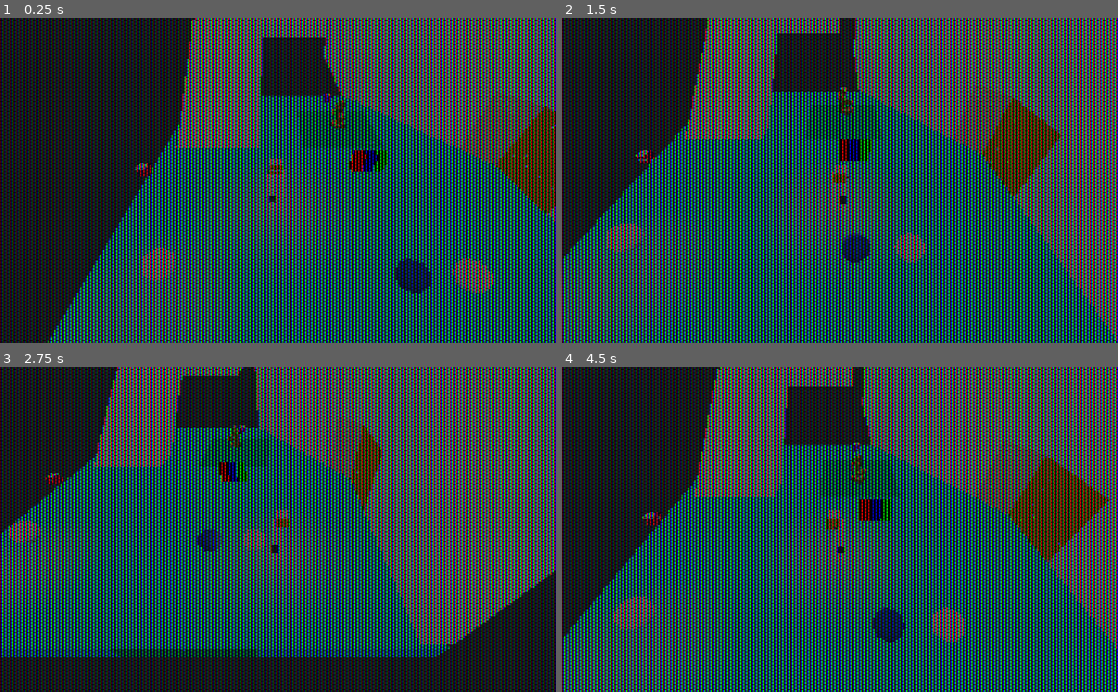
Above: before the commit, frames 1-4 (two rows, left to right).
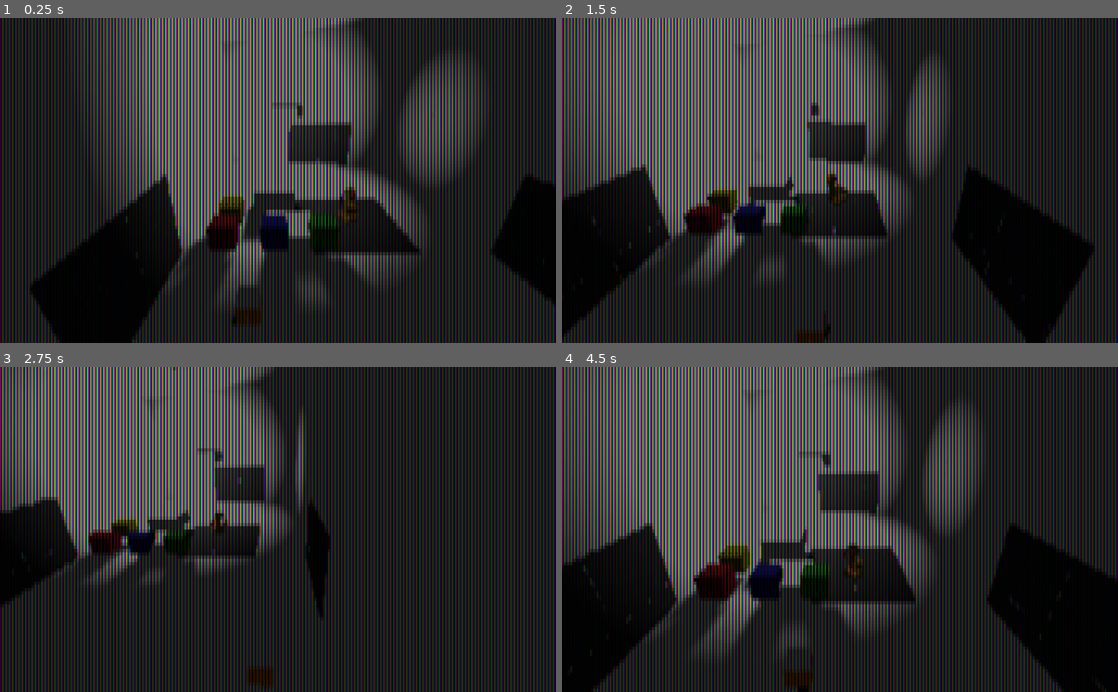
Above: after the commit, the same moments.

Repository: DavidMedin/godot_adventure
Game: Godot game, scene res://shader_scene.tscn
Same seed, same stepped clock (60 frames per second), same inputs: the game is played once before the commit and once after it. Before the commit the project starts from res://main.tscn.
Inputs:
- Up to frame 1 (0.25 s): no input
- Up to frame 2 (1.5 s): hold D (move_right) 0.53-1.28 s; hold S (move_down) from 1.28 s (still down)
- Up to frame 3 (2.75 s): release S (move_down) at 2.03 s; hold D (move_right) from 2.03 s (still down)
- Up to frame 4 (4.5 s): release D (move_right) at 2.78 s; hold W (move_up) 2.78-3.53 s; hold A (move_left) from 3.53 s (still down)

The runs differ from the first frame. In frame 1, 74% of the frame differs, in the area x 0-100%, y 0-100%; in frame 2, 85%; in frame 3, 76%; in frame 4, 84%.

Commit message:
better now

Diff:
--- /dev/null
+++ b/cave.tscn
@@ -0,0 +1,220 @@
+[gd_scene load_steps=33 format=2]
+
+[ext_resource path="res://wall_scene.tscn" type="PackedScene" id=1]
+[ext_resource path="res://scripts/hero.gd" type="Script" id=2]
+[ext_resource path="res://scripts/inv.gd" type="Script" id=3]
+[ext_resource path="res://scripts/Camera.gd" type="Script" id=4]
+[ext_resource path="res://scripts/coin.gd" type="Script" id=5]
+[ext_resource path="res://addons/kenney_prototype_textures/orange/texture_01.png" type="Texture" id=7]
+[ext_resource path="res://assets/key.obj" type="ArrayMesh" id=8]
+[ext_resource path="res://addons/kenney_prototype_textures/green/texture_01.png" type="Texture" id=9]
+[ext_resource path="res://addons/kenney_prototype_textures/dark/texture_01.png" type="Texture" id=12]
+
+[sub_resource type="SpatialMaterial" id=43]
+flags_world_triplanar = true
+albedo_texture = ExtResource( 12 )
+uv1_scale = Vector3( 0.1, 0.1, 0.1 )
+uv1_offset = Vector3( 0.5, -0.5, -0.5 )
+uv1_triplanar = true
+uv1_triplanar_sharpness = 1.41421
+
+[sub_resource type="CubeMesh" id=44]
+material = SubResource( 43 )
+size = Vector3( 40, 2, 40 )
+
+[sub_resource type="BoxShape" id=15]
+extents = Vector3( 20.0393, 1, 19.9683 )
+
+[sub_resource type="CapsuleShape" id=14]
+radius = 0.803607
+height = 2.52792
+
+[sub_resource type="CubeMesh" id=9]
+size = Vector3( 1.306, 4.03, 0.918 )
+
+[sub_resource type="SpatialMaterial" id=10]
+albedo_texture = ExtResource( 12 )
+uv1_triplanar = true
+
+[sub_resource type="SpatialMaterial" id=22]
+albedo_texture = ExtResource( 7 )
+uv1_scale = Vector3( 0.1, 0.1, 0.1 )
+uv1_offset = Vector3( 0.5, -0.5, -0.5 )
+uv1_triplanar = true
+uv1_triplanar_sharpness = 1.41421
+
+[sub_resource type="CubeMesh" id=11]
+material = SubResource( 22 )
+size = Vector3( 1, 1, 1 )
+
+[sub_resource type="SpatialMaterial" id=23]
+albedo_texture = ExtResource( 9 )
+uv1_scale = Vector3( 0.1, 0.1, 0.1 )
+uv1_offset = Vector3( 0.5, -0.5, -0.5 )
+uv1_triplanar = true
+uv1_triplanar_sharpness = 1.41421
+
+[sub_resource type="CubeMesh" id=24]
+material = SubResource( 23 )
+size = Vector3( 1, 1, 1 )
+
+[sub_resource type="BoxShape" id=37]
+extents = Vector3( 1, 1.82852, 1.08819 )
+
+[sub_resource type="SpatialMaterial" id=1]
+resource_name = "Material"
+albedo_color = Color( 0.909804, 0.643137, 0.164706, 1 )
+metallic = 0.71
+metallic_specular = 0.81
+roughness = 0.47
+refraction_enabled = true
+refraction_scale = 0.05
+refraction_texture_channel = 0
+
+[sub_resource type="SpatialMaterial" id=45]
+flags_world_triplanar = true
+albedo_texture = ExtResource( 12 )
+uv1_scale = Vector3( 0.1, 0.1, 0.1 )
+uv1_offset = Vector3( 0.5, -0.5, -0.5 )
+uv1_triplanar = true
+uv1_triplanar_sharpness = 1.41421
+
+[sub_resource type="CubeMesh" id=46]
+material = SubResource( 45 )
+size = Vector3( 1, 2, 2 )
+
+[sub_resource type="CubeMesh" id=47]
+size = Vector3( 4, 2, 4 )
+
+[sub_resource type="SpatialMaterial" id=48]
+albedo_color = Color( 0.521569, 0, 0, 1 )
+
+[sub_resource type="CubeMesh" id=49]
+material = SubResource( 48 )
+
+[sub_resource type="SpatialMaterial" id=54]
+albedo_color = Color( 0.521569, 0.517647, 0, 1 )
+
+[sub_resource type="CubeMesh" id=55]
+material = SubResource( 54 )
+
+[sub_resource type="SpatialMaterial" id=50]
+albedo_color = Color( 0, 0, 0.521569, 1 )
+
+[sub_resource type="CubeMesh" id=51]
+material = SubResource( 50 )
+
+[sub_resource type="SpatialMaterial" id=52]
+albedo_color = Color( 0, 0.521569, 0, 1 )
+
+[sub_resource type="CubeMesh" id=53]
+material = SubResource( 52 )
+
+[node name="Spatial" type="Spatial"]
+
+[node name="floor" type="MeshInstance" parent="."]
+transform = Transform( 1, 0, 0, 0, 1, 0, 0, 0, 2.00949, 1.85621, -3.0453, 0.251716 )
+mesh = SubResource( 44 )
+
+[node name="StaticBody" type="StaticBody" parent="floor"]
+
+[node name="CollisionShape" type="CollisionShape" parent="floor/StaticBody"]
+shape = SubResource( 15 )
+
+[node name="character" type="Spatial" parent="."]
+transform = Transform( 1, 0, 0, 0, 1, 0, 0, 0, 1, 7.98171, -0.351145, -3.2175 )
+
+[node name="Camera" type="Camera" parent="character"]
+transform = Transform( -1, 5.85132e-08, -1.39197e-07, 0, 0.921863, 0.387515, 1.50996e-07, 0.387515, -0.921863, -1, 11.5646, -7.30747 )
+script = ExtResource( 4 )
+
+[node name="KinematicBody" type="KinematicBody" parent="character"]
+transform = Transform( 1, 0, 0, 0, 1, 0, 0, 0, 1, 0.110346, 0.588408, -0.892913 )
+script = ExtResource( 2 )
+
+[node name="CollisionShape" type="CollisionShape" parent="character/KinematicBody"]
+transform = Transform( 1, 0, 0, 0, -4.37114e-08, -1, 0, 1, -4.37114e-08, 0, 0, 0 )
+shape = SubResource( 14 )
+
+[node name="hero" type="MeshInstance" parent="character/KinematicBody"]
+transform = Transform( 1, 0, 0, 0, 1, 0, 0, 0, 1, 0.0733299, -0.0467124, 0.0196228 )
+mesh = SubResource( 9 )
+skeleton = NodePath("../../..")
+material/0 = SubResource( 10 )
+
+[node name="MeshInstance" type="MeshInstance" parent="character/KinematicBody/hero"]
+transform = Transform( 1, 0, 0, 0, 1, 0, 0, 0, 1, -0.0194197, 2.47871, 0.428909 )
+mesh = SubResource( 11 )
+
+[node name="dir_indic" type="MeshInstance" parent="character/KinematicBody"]
+transform = Transform( 1, 0, 0, 0, 1, 0, 0, 0, 1, 0, 0, 4.208 )
+visible = false
+mesh = SubResource( 24 )
+
+[node name="key" type="Area" parent="." groups=["Keys"]]
+transform = Transform( 1, 0, 0, 0, 1, 0, 0, 0, 1, 0, 0.262429, 9.31584 )
+script = ExtResource( 5 )
+
+[node name="CollisionShape" type="CollisionShape" parent="key"]
+shape = SubResource( 37 )
+
+[node name="MeshInstance" type="MeshInstance" parent="key"]
+transform = Transform( 0.4, 0, 0, 0, 0.4, 0, 0, 0, 0.4, 0.0158815, -1.20668, -0.096034 )
+mesh = ExtResource( 8 )
+material/0 = SubResource( 1 )
+
+[node name="wall" parent="." instance=ExtResource( 1 )]
+transform = Transform( 1, 0, 0, 0, 11.5235, 0, 0, 0, 24.3887, -11.249, 8.53817, 5.21838 )
+mesh = SubResource( 46 )
+
+[node name="wall4" parent="." instance=ExtResource( 1 )]
+transform = Transform( 0.0810862, 0, 24.3084, 0, 11.5235, 0, -0.996707, 0, 1.97758, 0.606663, 8.53817, 28.6657 )
+mesh = SubResource( 46 )
+
+[node name="wall2" parent="." instance=ExtResource( 1 )]
+transform = Transform( 1, 0, 0, 0, 11.5235, 0, 0, 0, 30.9861, 15.4357, 8.53817, -0.114576 )
+mesh = SubResource( 46 )
+
+[node name="wall3" parent="." instance=ExtResource( 1 )]
+transform = Transform( 0.115093, -16.3312, 0, 0.993354, 1.89219, 0, 0, 0, 27.3897, 1.73343, 18.6651, 4.45214 )
+mesh = SubResource( 46 )
+
+[node name="OmniLight" type="OmniLight" parent="."]
+transform = Transform( 1, 0, 0, 0, 1, 0, 0, 0, 1, 7.42747, 6.72435, 16.911 )
+light_energy = 2.762
+light_indirect_energy = 5.844
+shadow_enabled = true
+shadow_bias = 0.884
+omni_range = 19.747
+
+[node name="MeshInstance" type="MeshInstance" parent="."]
+transform = Transform( 1, 0, 0, 0, 1, 0, 0, 0, 1, 7.33451, 0, 12.2192 )
+mesh = SubResource( 47 )
+
+[node name="MeshInstance6" type="MeshInstance" parent="."]
+transform = Transform( 1, 0, 0, 0, 1, 0, 0, 0, 1, 5.93213, -1.20175, 6.56377 )
+mesh = SubResource( 47 )
+
+[node name="MeshInstance7" type="MeshInstance" parent="."]
+transform = Transform( 1, 0, 0, 0, 1, 0, 0, 0, 1, 5.93213, 6.75455, 27.684 )
+mesh = SubResource( 47 )
+
+[node name="MeshInstance2" type="MeshInstance" parent="."]
+transform = Transform( 1, 0, 0, 0, 1, 0, 0, 0, 1, 11.237, 0, 4.94414 )
+mesh = SubResource( 49 )
+
+[node name="MeshInstance5" type="MeshInstance" parent="."]
+transform = Transform( 1, 0, 0, 0, 1, 0, 0, 0, 1, 11.237, 0, 8.52863 )
+mesh = SubResource( 55 )
+
+[node name="MeshInstance3" type="MeshInstance" parent="."]
+transform = Transform( 1, 0, 0, 0, 1, 0, 0, 0, 1, 7.22248, 0, 4.94414 )
+mesh = SubResource( 51 )
+
+[node name="MeshInstance4" type="MeshInstance" parent="."]
+transform = Transform( 1, 0, 0, 0, 1, 0, 0, 0, 1, 3.3831, 0, 4.94414 )
+mesh = SubResource( 53 )
+
+[node name="inv" type="Node" parent="."]
+unique_name_in_owner = true
+script = ExtResource( 3 )
--- a/crt.gdshader
+++ b/crt.gdshader
@@ -8,6 +8,7 @@
 }
 
 void fragment() {
+	float PI = 3.1415;
 
     float screen_width = 1024.0;
     float screen_height = 600.0;
@@ -15,27 +16,60 @@
 	float height = 150.0;
     float width = 256.0;
 
-	float line_num = 100.0;
-	// float pix_num = 200.0;
-    float pix_num = (screen_width/3.0) * 0.5;
+	float line_num = screen_height / 6.0;
+    float pix_num = (screen_width/6.0) * 1.0;
+	float pix_width = screen_width / pix_num;
+	float pix_height = screen_height / line_num;
 
     vec3 col = texture(TEXTURE,UV).xyz;
-	vec4 origin_col = texture(TEXTURE,UV);
-    col.x = texture(TEXTURE,UV + vec2((r_offset*2.0)/screen_width,0)).x;
-	float PI = 3.1415;
+    //col.x = texture(TEXTURE,UV + vec2((r_offset*2.0)/screen_width,0)).x;
 
-	float darkness = sin(UV.y*line_num* 2.0*PI)+1.0;
+	// Sample the four corners of the 'pixel'
+
+
+	//col = texture(TEXTURE,vec2(start_x,end_y)).xyz;
+
+
+	float darkness = cos(UV.y*line_num* 2.0*PI)+1.0;
+	float y_offset = 0.5;
 
     float is_up = sin(UV.x*pix_num*PI);
+
 	if(is_up > 0.0) {
-		darkness = sin(UV.y*line_num* 2.0*PI +PI)+1.0;
+		darkness = cos(UV.y*line_num* 2.0*PI+PI)+1.0;
+		y_offset = 0.0;
 	}
     if(darkness > 0.1) {
         darkness = 1.0;
     }
 
+	float sub_width = pix_width / 3.0;
+	float sub_height = pix_height;
+	float r_start_x = ((UV.x * screen_width) - float(int((UV * screen_width).x) % int(sub_width))) / screen_width;
+	float r_end_x = ((UV.x*screen_width) - float(int((UV * screen_width).x) % int(sub_width)) + sub_width) / screen_width;
+
+	float r_start_y = ((UV.y*screen_height) - float (int((UV * screen_height).y) % int(sub_height)) - y_offset) / screen_height;
+	float r_end_y = ((UV.y * screen_height) - float(int((UV * screen_height).y) % int(sub_height)) + sub_height- y_offset) / screen_height;
+
+	float g_start_x = ((UV.x * screen_width) - float(int((UV * screen_width+sub_width).x) % int(sub_width))) / screen_width;
+	float g_end_x = ((UV.x*screen_width) - float(int((UV * screen_width+sub_width).x) % int(sub_width)) + sub_width) / screen_width;
+
+	float g_start_y = ((UV.y*screen_height) - float(int((UV * screen_height+sub_height).y) % int(sub_height))- y_offset) / screen_height;
+	float g_end_y = ((UV.y * screen_height) - float(int((UV * screen_height+sub_height).y) % int(sub_height)) + sub_height- y_offset) / screen_height;
+
+	float b_start_x = ((UV.x * screen_width) - float(int((UV * screen_width+sub_width*2.0).x) % int(sub_width))) / screen_width;
+	float b_end_x = ((UV.x*screen_width) - float(int((UV * screen_width+sub_width*2.0).x) % int(sub_width)) + sub_width) / screen_width;
+
+	float b_start_y = ((UV.y*screen_height) - float(int((UV * screen_height+sub_height*2.0).y) % int(sub_height))- y_offset) / screen_height;
+	float b_end_y = ((UV.y * screen_height) - float(int((UV * screen_height+sub_height*2.0).y) % int(sub_height)) + sub_height- y_offset) / screen_height;
+
+	vec3 new_col = vec3(0);
+	new_col.x = (texture(TEXTURE,vec2(r_start_x,r_start_y)).xyz + texture(TEXTURE,vec2(r_end_x,r_start_y)).xyz + texture(TEXTURE,vec2(r_start_x,r_end_y)).xyz + texture(TEXTURE,vec2(r_end_x,r_end_y)).xyz).x / 4.0;
+	new_col.y = (texture(TEXTURE,vec2(g_start_x,g_start_y)).xyz + texture(TEXTURE,vec2(g_end_x,g_start_y)).xyz + texture(TEXTURE,vec2(g_start_x,g_end_y)).xyz + texture(TEXTURE,vec2(g_end_x,g_end_y)).xyz).y / 4.0;
+	new_col.z = (texture(TEXTURE,vec2(b_start_x,b_start_y)).xyz + texture(TEXTURE,vec2(b_end_x,b_start_y)).xyz + texture(TEXTURE,vec2(b_start_x,b_end_y)).xyz + texture(TEXTURE,vec2(b_end_x,b_end_y)).xyz).z / 4.0;
+	col = new_col;
+
 	float r_cos = sin(UV.x*pix_num*(2.0*PI) + PI/6.0);
-
 	float g_cos = sin(UV.x*pix_num*(2.0*PI) + (2.0*PI)/3.0 + PI/6.0);
 	float b_cos = sin(UV.x*pix_num*(2.0*PI) + (4.0*PI)/3.0 + PI/6.0);
 
@@ -51,19 +85,22 @@
         b_cos = 0.0;
     }
     float rng = 1.0;//rand(UV.xy);
-	float brightness = (origin_col.x + origin_col.y + origin_col.z) / 3.0;
-	float rgb_bright = r_cos + g_cos + b_cos;
-    float r_str = (rng * r_cos) + brightness * r_cos/brightness;
-    float g_str = (rng * g_cos) + brightness * g_cos/brightness;
-    float b_str = (rng * b_cos) + brightness * b_cos/brightness;
+    float r_str = (rng * r_cos) * extra;
+    float g_str = (rng * g_cos) * extra;
+    float b_str = (rng * b_cos) * extra;
 
+	//float brightness = (origin_col.x + origin_col.y + origin_col.z) / 3.0;
+	//float rgb_bright = (r_cos + g_cos + b_cos);
 
     // apply black bands
 	col *= darkness;
 
     col = vec3(col.x*r_str,col.y*g_str,col.z*b_str);
-    COLOR.xyz = col;
-    vec3 color = col;
-	//float brightness = (color.x + color.y + color.z) / 3.0;
-	//COLOR = origin_col;
+    //COLOR.xyz = origin_col.xyz;
+	COLOR.xyz = col.xyz;
+
+	//COLOR.xyz = texture(TEXTURE,UV).xyz;
+	//if(UV.x > 0.9) {
+	//	COLOR.xyz = vec3(1.0);
+	//}
 }
--- a/main.tscn
+++ b/main.tscn
@@ -9,20 +9,9 @@
 [ext_resource path="res://addons/kenney_prototype_textures/dark/texture_01.png" type="Texture" id=7]
 [ext_resource path="res://addons/kenney_prototype_textures/orange/texture_01.png" type="Texture" id=8]
 [ext_resource path="res://addons/kenney_prototype_textures/green/texture_01.png" type="Texture" id=9]
-[ext_resource path="res://crt.gdshader" type="Shader" id=10]
-[ext_resource path="res://blur.gdshader" type="Shader" id=11]
-[ext_resource path="res://scripts/crt.gd" type="Script" id=12]
 [ext_resource path="res://scripts/coin.gd" type="Script" id=13]
 [ext_resource path="res://scripts/inv.gd" type="Script" id=14]
 [ext_resource path="res://assets/key.obj" type="ArrayMesh" id=15]
-
-[sub_resource type="ShaderMaterial" id=36]
-shader = ExtResource( 11 )
-
-[sub_resource type="ShaderMaterial" id=25]
-shader = ExtResource( 10 )
-shader_param/r_offset = null
-shader_param/extra = null
 
 [sub_resource type="SphereMesh" id=26]
 
@@ -121,30 +110,6 @@
 [sub_resource type="CubeMesh" id=24]
 material = SubResource( 23 )
 size = Vector3( 1, 1, 1 )
-
-[sub_resource type="SpatialMaterial" id=27]
-flags_unshaded = true
-albedo_color = Color( 1, 0, 0, 1 )
-
-[sub_resource type="CubeMesh" id=28]
-material = SubResource( 27 )
-size = Vector3( 1, 2, 1 )
-
-[sub_resource type="SpatialMaterial" id=29]
-flags_unshaded = true
-albedo_color = Color( 0, 0, 1, 1 )
-
-[sub_resource type="CubeMesh" id=30]
-material = SubResource( 29 )
-size = Vector3( 1, 2, 1 )
-
-[sub_resource type="SpatialMaterial" id=31]
-flags_unshaded = true
-albedo_color = Color( 0, 1, 0, 1 )
-
-[sub_resource type="CubeMesh" id=32]
-material = SubResource( 31 )
-size = Vector3( 1, 2, 1 )
 
 [sub_resource type="BoxShape" id=37]
 extents = Vector3( 1, 1.82852, 1.08819 )
@@ -159,184 +124,115 @@
 refraction_scale = 0.05
 refraction_texture_channel = 0
 
-[sub_resource type="SphereMesh" id=38]
-
-[sub_resource type="SpatialMaterial" id=39]
-albedo_color = Color( 0.0980392, 0.243137, 0.509804, 1 )
-
-[sub_resource type="SphereMesh" id=40]
-material = SubResource( 39 )
-
 [node name="Spatial" type="Spatial"]
 
-[node name="blur" type="ViewportContainer" parent="."]
-visible = false
-material = SubResource( 36 )
-margin_right = 1024.0
-margin_bottom = 600.0
-stretch = true
-
-[node name="Viewport" type="Viewport" parent="blur"]
-size = Vector2( 1024, 600 )
-handle_input_locally = false
-render_target_update_mode = 0
-
-[node name="crt" type="ViewportContainer" parent="."]
-material = SubResource( 25 )
-margin_right = 1024.0
-margin_bottom = 600.0
-stretch = true
-script = ExtResource( 12 )
-extra = 0.505
-
-[node name="Viewport" type="Viewport" parent="crt"]
-size = Vector2( 256, 150 )
-handle_input_locally = false
-render_target_update_mode = 3
-
-[node name="MeshInstance" type="MeshInstance" parent="crt/Viewport"]
+[node name="MeshInstance" type="MeshInstance" parent="."]
 transform = Transform( 1, 0, 0, 0, 1, 0, 0, 0, 1, 15.6159, 0.471329, -11.0339 )
 mesh = SubResource( 26 )
-skeleton = NodePath("../../..")
-
-[node name="floor" type="MeshInstance" parent="crt/Viewport"]
+
+[node name="floor" type="MeshInstance" parent="."]
 transform = Transform( 1, 0, 0, 0, 1, 0, 0, 0, 1, 1.85621, -3.0453, 0.251716 )
 mesh = SubResource( 34 )
-skeleton = NodePath("../../..")
-
-[node name="StaticBody" type="StaticBody" parent="crt/Viewport/floor"]
-
-[node name="CollisionShape" type="CollisionShape" parent="crt/Viewport/floor/StaticBody"]
+
+[node name="StaticBody" type="StaticBody" parent="floor"]
+
+[node name="CollisionShape" type="CollisionShape" parent="floor/StaticBody"]
 shape = SubResource( 15 )
 
-[node name="wall" parent="crt/Viewport" instance=ExtResource( 1 )]
+[node name="wall" parent="." instance=ExtResource( 1 )]
 transform = Transform( 1.11949, 0, 0, 0, 9.84905, 0, 0, 0, 10.8333, -17.4189, 7.7712, -8.72993 )
-skeleton = NodePath("../../..")
-
-[node name="wall2" parent="crt/Viewport" instance=ExtResource( 1 )]
+
+[node name="wall2" parent="." instance=ExtResource( 1 )]
 transform = Transform( 1.11949, 0, 0, 0, 9.84905, 0, 0, 0, 10.8333, -3.95404, 7.7712, 31.5391 )
-skeleton = NodePath("../../..")
-
-[node name="dir_indic" type="MeshInstance" parent="crt/Viewport"]
+
+[node name="dir_indic" type="MeshInstance" parent="."]
 transform = Transform( 1, 0, 0, 0, 1, 0, 0, 0, 1, 0, 0, -3 )
 visible = false
 mesh = SubResource( 4 )
-skeleton = NodePath("../../..")
-
-[node name="x_indic" type="MeshInstance" parent="crt/Viewport"]
+
+[node name="x_indic" type="MeshInstance" parent="."]
 transform = Transform( 1, 0, 0, 0, 1, 0, 0, 0, 1, 21.7015, -0.991317, 0.0120244 )
 mesh = SubResource( 6 )
-skeleton = NodePath("../../..")
-
-[node name="y_indic" type="MeshInstance" parent="crt/Viewport"]
+
+[node name="y_indic" type="MeshInstance" parent="."]
 transform = Transform( 1, 0, 0, 0, 1, 0, 0, 0, 1, 0.0134792, -1.51882, 18.3035 )
 mesh = SubResource( 8 )
-skeleton = NodePath("../../..")
-
-[node name="slope" type="MeshInstance" parent="crt/Viewport"]
+
+[node name="slope" type="MeshInstance" parent="."]
 transform = Transform( 1, 1.95441e-05, -9.17459e-06, -1.79091e-05, 0.513543, -0.858064, -1.20585e-05, 0.858064, 0.513543, 15.332, 2.19629, 14.2184 )
 mesh = SubResource( 12 )
-skeleton = NodePath("../../..")
 material/0 = ExtResource( 2 )
 
-[node name="slope2" type="MeshInstance" parent="crt/Viewport/slope"]
+[node name="slope2" type="MeshInstance" parent="slope"]
 transform = Transform( 1, -1.90994e-11, 1.29525e-11, 0, 0.857994, -0.513662, -4.54747e-13, 0.513662, 0.857994, -4.87111, 17.8164, 4.88837 )
 mesh = SubResource( 13 )
-skeleton = NodePath("../../../..")
+skeleton = NodePath("../..")
 material/0 = ExtResource( 2 )
 
-[node name="StaticBody" type="StaticBody" parent="crt/Viewport/slope/slope2"]
-
-[node name="CollisionShape" type="CollisionShape" parent="crt/Viewport/slope/slope2/StaticBody"]
+[node name="StaticBody" type="StaticBody" parent="slope/slope2"]
+
+[node name="CollisionShape" type="CollisionShape" parent="slope/slope2/StaticBody"]
 shape = SubResource( 16 )
 
-[node name="StaticBody" type="StaticBody" parent="crt/Viewport/slope"]
+[node name="StaticBody" type="StaticBody" parent="slope"]
 transform = Transform( 1, -1.81899e-12, -9.09495e-13, -9.09495e-13, 1, 0, 1.36424e-12, 0, 1, 0, 0, 0 )
 physics_material_override = SubResource( 20 )
 
-[node name="CollisionShape" type="CollisionShape" parent="crt/Viewport/slope/StaticBody"]
+[node name="CollisionShape" type="CollisionShape" parent="slope/StaticBody"]
 shape = SubResource( 17 )
 
-[node name="character" type="Spatial" parent="crt/Viewport"]
+[node name="character" type="Spatial" parent="."]
 transform = Transform( 1, 0, 0, 0, 1, 0, 0, 0, 1, 7.98171, -0.351145, -3.2175 )
 
-[node name="Camera" type="Camera" parent="crt/Viewport/character"]
+[node name="Camera" type="Camera" parent="character"]
 transform = Transform( -1, 6.03911e-08, -6.32112e-08, 0, 0.723052, 0.690794, 8.74228e-08, 0.690794, -0.723052, -9.53674e-07, 15.2612, -14.8937 )
 script = ExtResource( 4 )
 
-[node name="KinematicBody" type="KinematicBody" parent="crt/Viewport/character"]
+[node name="KinematicBody" type="KinematicBody" parent="character"]
 transform = Transform( 1, 0, 0, 0, 1, 0, 0, 0, 1, 0.110346, 0.588408, -0.892913 )
 script = ExtResource( 3 )
 
-[node name="CollisionShape" type="CollisionShape" parent="crt/Viewport/character/KinematicBody"]
+[node name="CollisionShape" type="CollisionShape" parent="character/KinematicBody"]
 transform = Transform( 1, 0, 0, 0, -4.37114e-08, -1, 0, 1, -4.37114e-08, 0, 0, 0 )
 shape = SubResource( 14 )
 
-[node name="hero" type="MeshInstance" parent="crt/Viewport/character/KinematicBody"]
+[node name="hero" type="MeshInstance" parent="character/KinematicBody"]
 transform = Transform( 1, 0, 0, 0, 1, 0, 0, 0, 1, 0.0733299, -0.0467124, 0.0196226 )
 mesh = SubResource( 9 )
-skeleton = NodePath("../../../../..")
+skeleton = NodePath("../../..")
 material/0 = SubResource( 10 )
 
-[node name="MeshInstance" type="MeshInstance" parent="crt/Viewport/character/KinematicBody/hero"]
+[node name="MeshInstance" type="MeshInstance" parent="character/KinematicBody/hero"]
 transform = Transform( 1, 0, 0, 0, 1, 0, 0, 0, 1, -0.0194197, 2.47871, 0.428909 )
 mesh = SubResource( 11 )
 
-[node name="dir_indic" type="MeshInstance" parent="crt/Viewport/character/KinematicBody"]
+[node name="dir_indic" type="MeshInstance" parent="character/KinematicBody"]
 transform = Transform( 1, 0, 0, 0, 1, 0, 0, 0, 1, 0, 0, 4.208 )
 visible = false
 mesh = SubResource( 24 )
 
-[node name="RemoteTransform" type="RemoteTransform" parent="crt/Viewport/character/KinematicBody"]
-remote_path = NodePath("../../OmniLight")
-update_rotation = false
-update_scale = false
-
-[node name="OmniLight" type="OmniLight" parent="crt/Viewport/character"]
-transform = Transform( 1, 0, 0, 0, 1, 0, 0, 0, 1, 0.110346, 0.588408, -0.892913 )
-light_energy = 6.138
-omni_range = 7.717
-
-[node name="angled_wall" parent="crt/Viewport" instance=ExtResource( 1 )]
+[node name="angled_wall" parent="." instance=ExtResource( 1 )]
 transform = Transform( 0.905471, 0, 7.19103, 0, 9.84905, 0, -0.658322, 0, 9.89071, -10.8312, 7.77124, 11.2611 )
 skeleton = NodePath("../wall")
 
-[node name="OmniLight" type="OmniLight" parent="crt/Viewport"]
+[node name="OmniLight" type="OmniLight" parent="."]
 transform = Transform( 1, 0, 0, 0, 1, 0, 0, 0, 1, 15.9054, 2.49205, -12.8317 )
 light_energy = 6.138
+shadow_enabled = true
 omni_range = 7.717
 
-[node name="r" type="MeshInstance" parent="crt/Viewport"]
-mesh = SubResource( 28 )
-
-[node name="g" type="MeshInstance" parent="crt/Viewport"]
-transform = Transform( 1, 0, 0, 0, 1, 0, 0, 0, 1, -1.05645, 0, 0 )
-mesh = SubResource( 30 )
-
-[node name="b" type="MeshInstance" parent="crt/Viewport"]
-transform = Transform( 1, 0, 0, 0, 1, 0, 0, 0, 1, -2.07839, 0, 0 )
-mesh = SubResource( 32 )
-
-[node name="key" type="Area" parent="crt/Viewport" groups=["Keys"]]
+[node name="key" type="Area" parent="." groups=["Keys"]]
 transform = Transform( 1, 0, 0, 0, 1, 0, 0, 0, 1, 0, 0.262429, 9.31584 )
 script = ExtResource( 13 )
 
-[node name="CollisionShape" type="CollisionShape" parent="crt/Viewport/key"]
+[node name="CollisionShape" type="CollisionShape" parent="key"]
 shape = SubResource( 37 )
 
-[node name="MeshInstance" type="MeshInstance" parent="crt/Viewport/key"]
+[node name="MeshInstance" type="MeshInstance" parent="key"]
 transform = Transform( 0.4, 0, 0, 0, 0.4, 0, 0, 0, 0.4, 0.0158815, -1.20668, -0.096034 )
 mesh = ExtResource( 15 )
 material/0 = SubResource( 1 )
 
-[node name="MeshInstance2" type="MeshInstance" parent="crt/Viewport"]
-transform = Transform( 1, 0, 0, 0, 1, 0, 0, 0, 1, -4.42786, 0, -11.5613 )
-mesh = SubResource( 38 )
-
-[node name="MeshInstance3" type="MeshInstance" parent="crt/Viewport"]
-transform = Transform( 1, 0, 0, 0, 1, 0, 0, 0, 1, -0.605119, 0, -11.5613 )
-mesh = SubResource( 40 )
-
 [node name="inv" type="Node" parent="."]
 unique_name_in_owner = true
 script = ExtResource( 14 )
--- a/project.godot
+++ b/project.godot
@@ -11,7 +11,7 @@
 [application]
 
 config/name="Adventure"
-run/main_scene="res://main.tscn"
+run/main_scene="res://shader_scene.tscn"
 config/icon="res://icon.png"
 
 [gui]
--- a/scripts/hero.gd
+++ b/scripts/hero.gd
@@ -81,7 +81,8 @@
 		velocity = this.remainder
 		last_collide = this
 
-	rotation.y = atan2(dir.x,dir.z)
+	if dir != Vector3(0,0,0):
+		rotation.y = atan2(dir.x,dir.z)
 
 
 func body_entered(body:Node, key:Node):
--- /dev/null
+++ b/shader_scene.tscn
@@ -0,0 +1,45 @@
+[gd_scene load_steps=7 format=2]
+
+[ext_resource path="res://scripts/crt.gd" type="Script" id=1]
+[ext_resource path="res://crt.gdshader" type="Shader" id=2]
+[ext_resource path="res://cave.tscn" type="PackedScene" id=3]
+
+[sub_resource type="ShaderMaterial" id=25]
+shader = ExtResource( 2 )
+shader_param/r_offset = null
+shader_param/extra = 1.0
+
+[sub_resource type="ProceduralSky" id=42]
+
+[sub_resource type="Environment" id=43]
+background_mode = 1
+background_sky = SubResource( 42 )
+background_color = Color( 0.105882, 0.121569, 0.12549, 1 )
+background_energy = 0.61
+ambient_light_color = Color( 0.2, 0.207843, 0.211765, 1 )
+ambient_light_energy = 1.01
+ambient_light_sky_contribution = 0.93
+tonemap_white = 0.57
+glow_enabled = true
+glow_intensity = 0.0
+glow_bloom = 0.3
+
+[node name="crt" type="ViewportContainer"]
+material = SubResource( 25 )
+margin_right = 1024.0
+margin_bottom = 600.0
+stretch = true
+script = ExtResource( 1 )
+extra = 1.677
+
+[node name="WorldEnvironment" type="WorldEnvironment" parent="."]
+environment = SubResource( 43 )
+
+[node name="root" type="Viewport" parent="."]
+unique_name_in_owner = true
+size = Vector2( 256, 150 )
+handle_input_locally = false
+render_target_update_mode = 3
+shadow_atlas_size = 1024
+
+[node name="Spatial" parent="root" instance=ExtResource( 3 )]
Not shown: 1 places in main.tscn that only renumber resources
